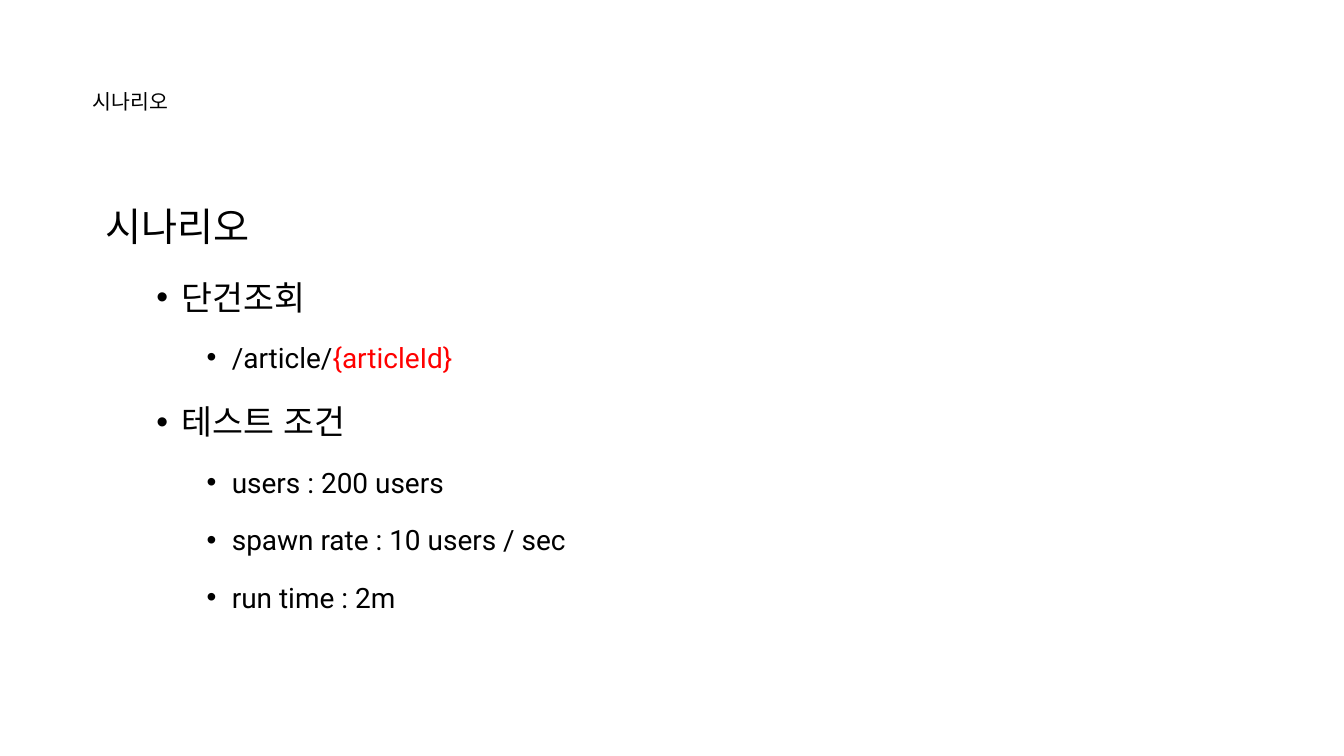
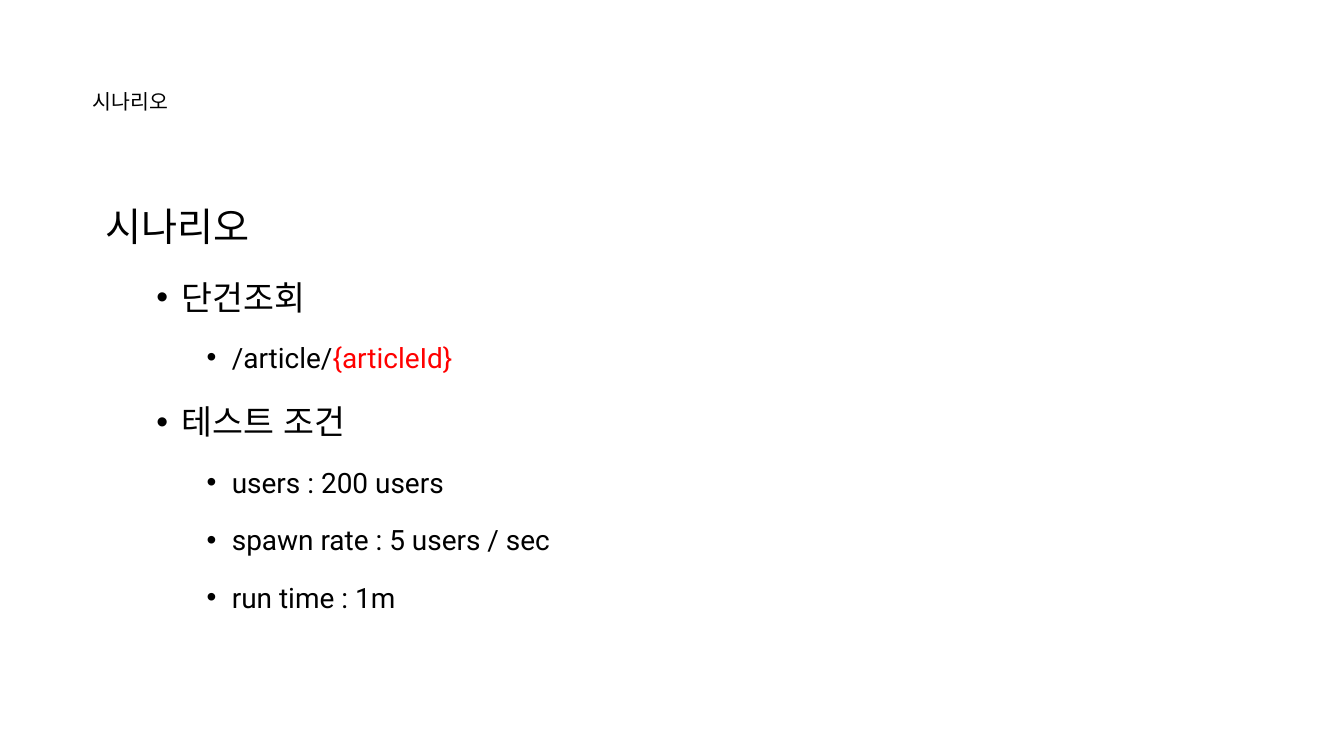
Before and after one commit to nayasis/fastcampus-hyper-webflux, a slide deck: slide 6 of 99.ppt/[Ch4-5. 비동기 서비스 부하 테스트.pptx. Drawn at 1344x756 pixels with LibreOffice and Linux fonts; fonts in the diff are those of the drawing; background and template pictures are left out. Boxes give left, top, right and bottom in pixels: in the first picture for what was removed or moved away, otherwise in the second. Text is boxed around its words. In the diff, an @@ line names an element or a change of style, - is before the commit and + after.

```diff
--- a/99.ppt/[Ch4-5. 비동기 서비스 부하 테스트.pptx
+++ b/99.ppt/[Ch4-5. 비동기 서비스 부하 테스트.pptx
@@ text at (232, 530, 550, 609): text changed @@
-    • spawn rate : 10 users / sec
-    • run time : 2m
+    • spawn rate : 5 users / sec
+    • run time : 1m
```
Also in this commit, not shown: 10 other slides changed, 4 slides added, 1 slide removed, 1 other file.
